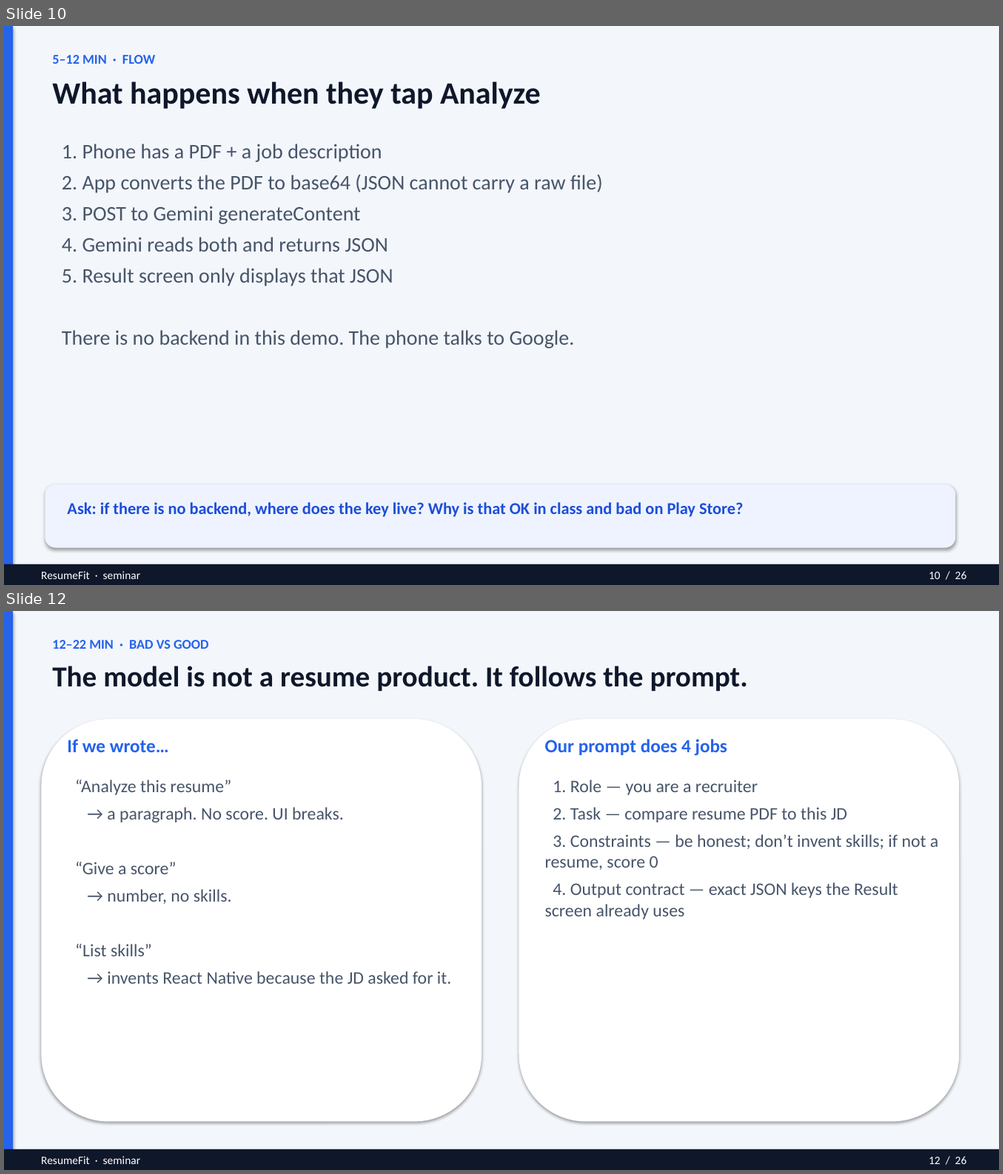
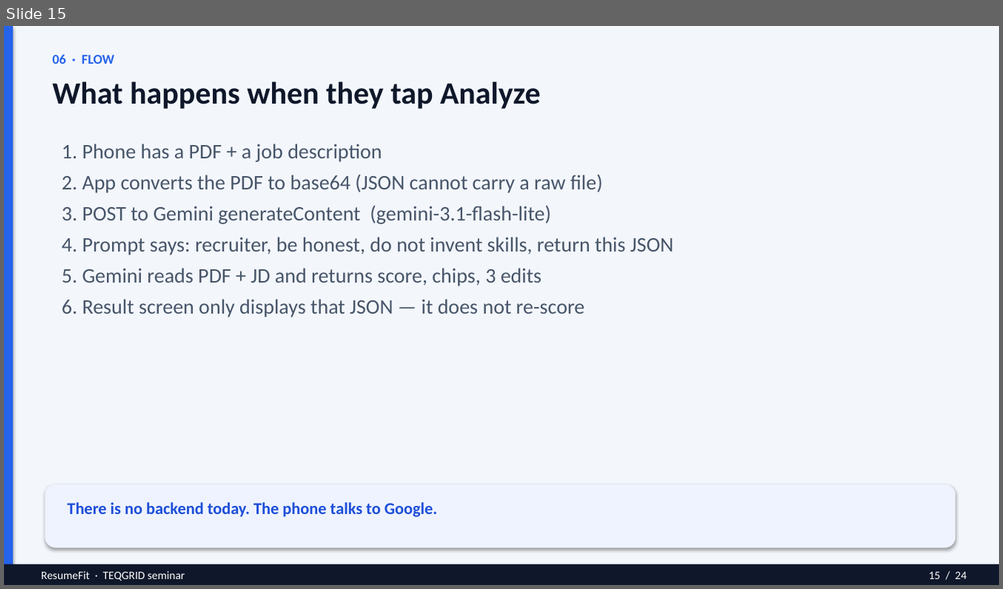
Before and after one commit to Aishwaryaofficial/resume-fit, a slide deck: ResumeFit-Seminar.pptx. Shown one above the other, each under a label of ours: slides 10 and 12 before the commit, slide 15 after it; the slides between them are not shown. The pictures are 1003x1174 and 1003x589 pixels, drawn with LibreOffice and Linux fonts; fonts in the diff are those of the drawing. Boxes give left, top, right and bottom in pixels: in the first picture for what was removed or moved away, otherwise in the second. Text is boxed around its words. In the diff, an @@ line names an element or a change of style, - is before the commit and + after.

```diff
--- a/ResumeFit-Seminar.pptx
+++ b/ResumeFit-Seminar.pptx
@@ slide 12 removed at [4, 611, 999, 1170], background #FFFFFF @@
@@ rectangle removed at [4, 611, 999, 1170] @@
@@ rectangle removed at [4, 611, 13, 1170] @@
@@ text removed at [52, 640, 209, 649] @@
-12–22 MIN · BAD VS GOOD
@@ text removed at [52, 666, 748, 691] @@
-The model is not a resume product. It follows the prompt.
@@ rounded rectangle removed at [41, 719, 481, 1122] @@
@@ rounded rectangle removed at [519, 719, 959, 1122] @@
@@ text removed at [67, 739, 169, 752] @@
-If we wrote…
@@ text removed at [545, 739, 727, 756] @@
-Our prompt does 4 jobs
@@ text removed at [75, 780, 451, 984] @@
-“Analyze this resume”
-→ a paragraph. No score. UI breaks.
-“Give a score”
-→ number, no skills.
-“List skills”
-→ invents React Native because the JD asked for it.
@@ text removed at [545, 780, 938, 920] @@
-1. Role — you are a recruiter
-2. Task — compare resume PDF to this JD
-3. Constraints — be honest; don’t invent skills; if not a resume, score 0
-4. Output contract — exact JSON keys the Result screen already uses
@@ rectangle removed at [4, 1150, 999, 1170] @@
@@ text removed at [41, 1156, 140, 1165] @@
-ResumeFit · seminar
@@ text removed at [928, 1156, 967, 1165] @@
-12 / 26
@@ what was slide 10 is now slide 15 @@
@@ slide 15 changed as well @@
@@ text at [52, 54, 114, 64]: text changed @@
-5–12 MIN · FLOW
+06 · FLOW
@@ text at [62, 206, 673, 318]: text changed @@
-3. POST to Gemini generateContent
-4. Gemini reads both and returns JSON
-5. Result screen only displays that JSON
-There is no backend in this demo. The phone talks to Google.
+3. POST to Gemini generateContent (gemini-3.1-flash-lite)
+4. Prompt says: recruiter, be honest, do not invent skills, return this JSON
+5. Gemini reads PDF + JD and returns score, chips, 3 edits
+6. Result screen only displays that JSON — it does not re-score
@@ text at [67, 503, 438, 517]: text changed @@
-Ask: if there is no backend, where does the key live? Why is that OK in class and bad on Play Store?
+There is no backend today. The phone talks to Google.
@@ text at [41, 571, 185, 581]: text changed @@
-ResumeFit · seminar
+ResumeFit · TEQGRID seminar
@@ text at [928, 572, 967, 580]: text changed @@
-10 / 26
+15 / 24
```
Also in this commit, not shown: 11 other slides changed, 12 slides added, 13 other slides removed, 3 other files.
